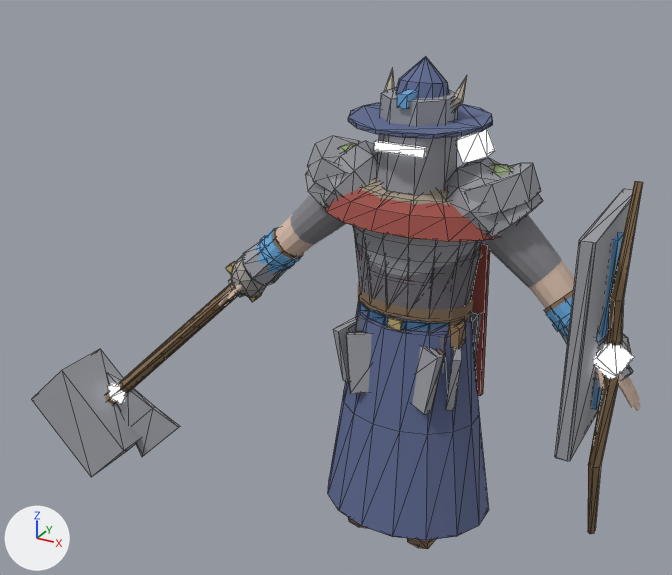
The glTF model art/creator/humanoid_heavy/export/humanoid_heavy_feminine.glb, before and after one commit.
Rendered twice from a 50 mm camera at (1.44, -3.29, 2.71) aimed at (-0.42, 0.08, 1.03). The axes (+X, +Y, +Z) are drawn at lower left. The lights are the same throughout. The older version comes first. Mesh edges are drawn as thin lines on the coarser meshes. Vertices at exactly the same position are counted once.

The older version as bpy lines, for what is in view:
```python
me_part_head_great_helm = bpy.data.meshes.new('part.head.great_helm')
me_part_head_great_helm.from_pydata(...)  # an 8-sided cut cone along z (radius 0.158 by 0.162 at the low end, 0.146 by 0.149 at the high end) spanning x -0.146..0.146, y -0.168..0.134, z 1.605..1.959, material slot 0; a box spanning x -0.104..0.104, y -0.189..-0.169, z 1.763..1.799, material slot 1; a box spanning x -0.02..0.02, y -0.173..0.139, z 1.934..1.984, material slot 2
me_part_head_great_helm.materials.append(mat_metal)
me_part_head_great_helm.materials.append(mat_emissive)
me_part_head_great_helm.materials.append(mat_accent)
me_part_head_wide_hat = bpy.data.meshes.new('part.head.wide_hat')
me_part_head_wide_hat.from_pydata(...)  # 57 vertices, 106 faces; spans x -0.275..0.275, y -0.277..0.274, z 1.85..2.094
me_part_head_wide_hat.materials.append(mat_cloth)
me_part_torso_breastplate = bpy.data.meshes.new('part.torso.breastplate')
me_part_torso_breastplate.from_pydata(...)  # 80 vertices, 152 faces; spans x -0.277..0.277, y -0.197..0.197, z 1.108..1.581
me_part_torso_breastplate.materials.append(mat_metal)
ob_part_head_great_helm = bpy.data.objects.new('part.head.great_helm', me_part_head_great_helm)
ob_part_head_great_helm.location = (0.0, 0.0, 0.0)
ob_part_head_wide_hat = bpy.data.objects.new('part.head.wide_hat', me_part_head_wide_hat)
ob_part_head_wide_hat.location = (0.0, 0.0, 0.0)
ob_part_torso_breastplate = bpy.data.objects.new('part.torso.breastplate', me_part_torso_breastplate)
ob_part_torso_breastplate.location = (0.0, 0.0, 0.0)
# also in view: 'part.waist.tassets' at (0.0, -0.03, 0.89); 'part.shoulders.fur' at (0.0, 0.0, 1.59); 'part.shoulders.mantle' at (0.0, 0.0, 1.55); 'part.weapon.great_axe' at (-1.16, -0.07, 0.58); 'part.shoulders.pauldrons' at (0.0, 0.01, 1.57)
```
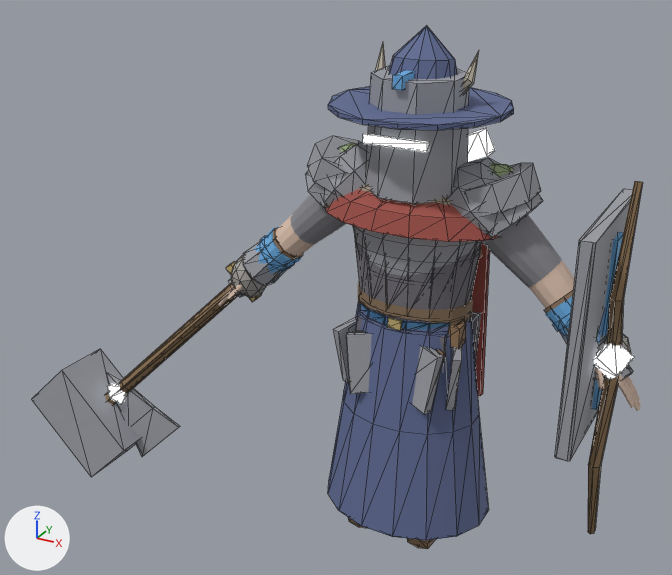
What differs and where, as boxes [x1, y1, x2, y2] in the pictures (672 x 575 px; the box of a moved part takes in the faces that stretch with it):
'part.head.great_helm', reshaped (26% wider, 28% taller)
    before: [374, 87, 458, 195]
    after: [363, 66, 469, 204]
'part.head.wide_hat', reshaped (28% wider, 28% taller)
    before: [348, 56, 493, 138]
    after: [328, 25, 514, 130]
part 1 of me_part_head_great_helm, moved or reshaped
    before: [377, 87, 458, 195]
    after: [366, 66, 469, 204]
part 2 of me_part_head_great_helm, moved or reshaped
    before: [374, 141, 427, 158]
    after: [363, 133, 430, 153]
part 3 of me_part_head_great_helm, moved or reshaped
    before: [397, 90, 417, 109]
    after: [392, 71, 415, 90]
part 4 of me_part_head_wide_hat, moved or reshaped
    before: [348, 102, 493, 138]
    after: [328, 86, 514, 130]
part 5 of me_part_head_wide_hat, moved or reshaped
    before: [396, 56, 449, 98]
    after: [389, 25, 457, 79]

The change, as a list of edits to the scene's bpy script:
```text
Change me_part_head_great_helm:
    used by ob_part_head_great_helm; location = (0.0, 0.0, 0.0)
    remove me_part_head_great_helm.from_pydata(...)  # 32 vertices, 52 faces; spans x -0.146..0.146, y -0.189..0.139, z 1.605..1.984
    add me_part_head_great_helm.from_pydata(...)  # 32 vertices, 52 faces; spans x -0.185..0.185, y -0.232..0.179, z 1.587..2.061
    me_part_head_great_helm part 1: the loose piece of 16 vertices spanning x -0.146..0.146, y -0.168..0.134, z 1.605..1.959 is scaled about its middle by 1.27, then moved by (0.0, -0.002, 0.029)
    me_part_head_great_helm part 2: the loose piece of 8 vertices spanning x -0.104..0.104, y -0.189..-0.169, z 1.763..1.799 is scaled about its middle by (1.27, 1, 1), then moved by (0.0, -0.043, 0.034)
    me_part_head_great_helm part 3: the loose piece of 8 vertices spanning x -0.02..0.02, y -0.173..0.139, z 1.934..1.984 is scaled about its middle by (1, 1.27, 1), then moved by (0.0, -0.002, 0.077)
Change me_part_head_wide_hat:
    used by ob_part_head_wide_hat; location = (0.0, 0.0, 0.0)
    remove me_part_head_wide_hat.from_pydata(...)  # 57 vertices, 106 faces; spans x -0.275..0.275, y -0.277..0.274, z 1.85..2.094
    add me_part_head_wide_hat.from_pydata(...)  # 57 vertices, 106 faces; spans x -0.35..0.35, y -0.354..0.345, z 1.901..2.208
    me_part_head_wide_hat part 4: the loose piece of 32 vertices spanning x -0.275..0.275, y -0.277..0.274, z 1.855..1.871 is scaled about its middle by 1.27, then moved by (0.0, -0.002, 0.051)
    me_part_head_wide_hat part 5: the loose piece of 25 vertices spanning x -0.121..0.121, y -0.121..0.118, z 1.85..2.094 is turned 1.6 degrees about the x axis through its middle and scaled by 1.27, then moved by (0.0, -0.006, 0.08)
```
